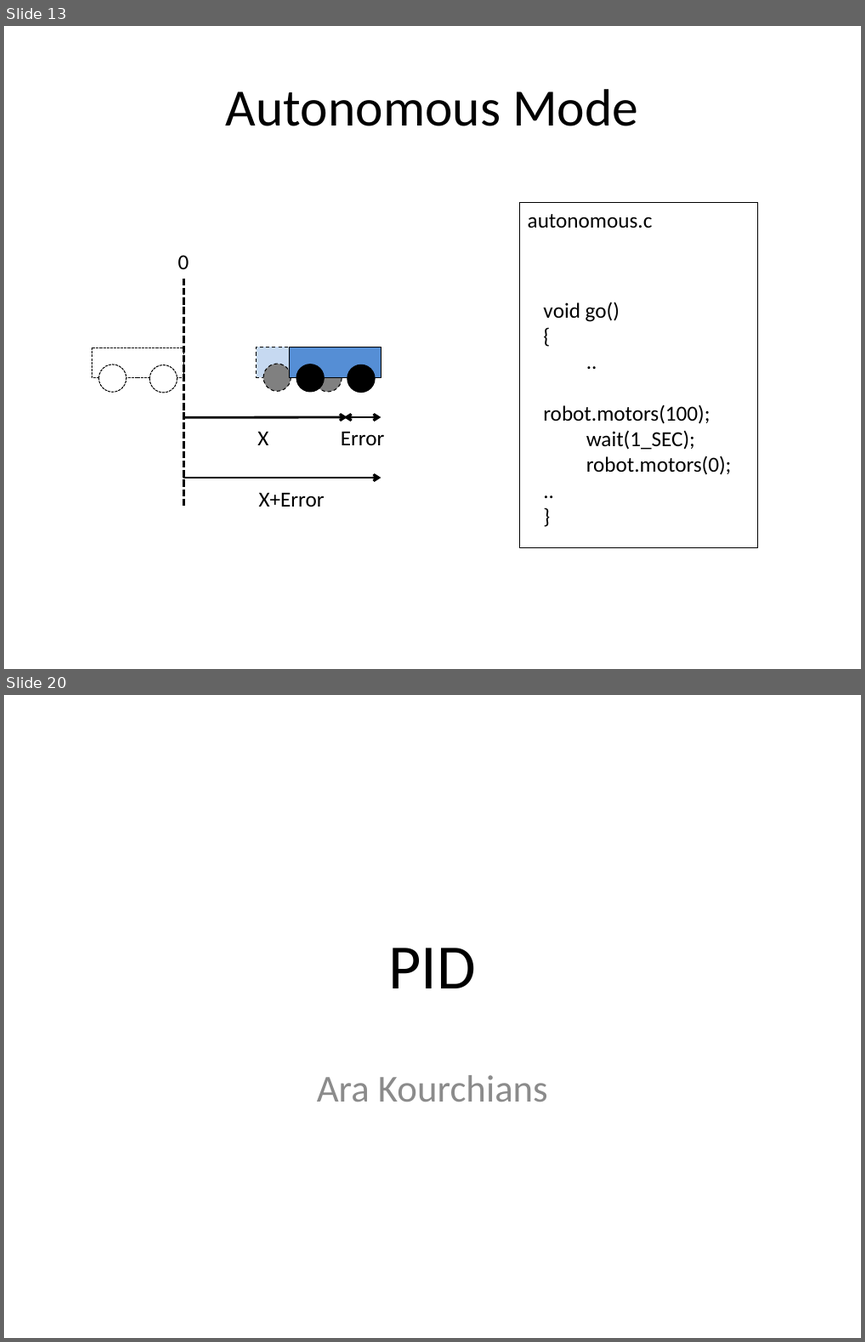
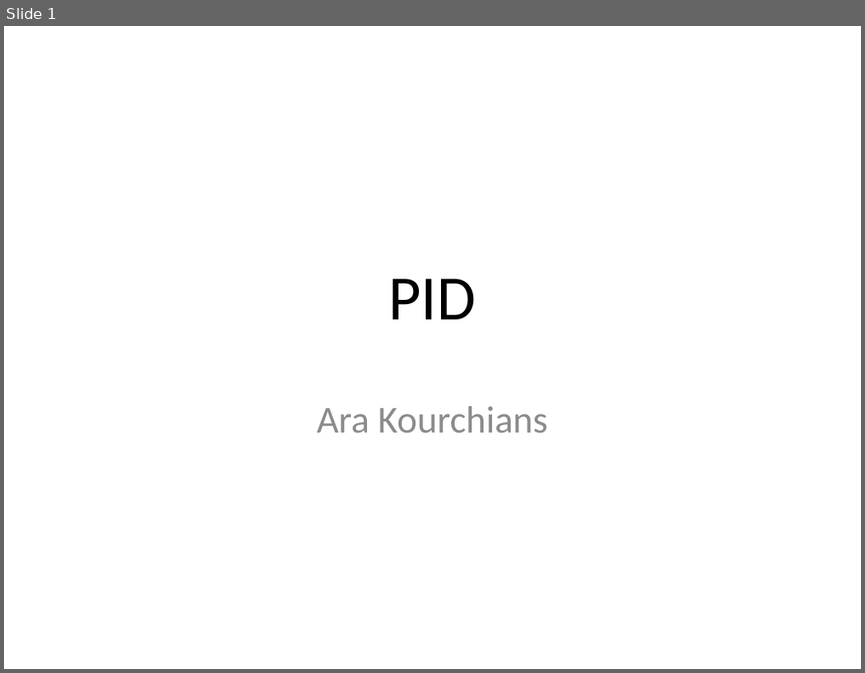
Before and after one commit to arkorobotics/PID, a slide deck: Documents/PID.pptx. Shown one above the other, each under a label of ours: slides 13 and 20 before the commit, slide 1 after it; the slides between them are not shown. The pictures are 865x1342 and 865x673 pixels, drawn with LibreOffice and Linux fonts; fonts in the diff are those of the drawing. Boxes give left, top, right and bottom in pixels: in the first picture for what was removed or moved away, otherwise in the second. Text is boxed around its words. In the diff, an @@ line names an element or a change of style, - is before the commit and + after.

```diff
--- a/Documents/PID.pptx
+++ b/Documents/PID.pptx
@@ slide 13 removed at (4,26,861,669), background #FFFFFF @@
@@ title removed at (226,89,638,126) @@
-Autonomous Mode
@@ rectangle removed at (519,203,757,548) @@
@@ text removed at (528,214,653,228) @@
-autonomous.c
@@ text removed at (178,255,189,269) @@
-0
@@ line removed from (183, 278) to (183, 505) @@
@@ text removed at (543,301,732,475) @@
-void go()
-{
-..
-robot.motors(100);
-wait(1_SEC);
-robot.motors(0); ..
-}
@@ rectangle removed at (92,347,183,378) @@
@@ rectangle removed at (256,346,347,377) @@
@@ rectangle removed at (290,347,381,378) @@
@@ ellipse removed at (99,364,126,392) @@
@@ ellipse removed at (149,364,177,392) @@
@@ ellipse removed at (263,363,291,391) @@
@@ ellipse removed at (296,363,324,391) @@
@@ ellipse removed at (314,363,341,391) @@
@@ ellipse removed at (347,364,375,392) @@
@@ arrow removed from (183, 418) to (347, 417) @@
@@ text removed at (257,431,268,445) @@
-X
@@ text removed at (341,431,384,445) @@
-Error
@@ double arrow removed from (381, 417) to (344, 417) @@
@@ arrow removed from (183, 477) to (381, 477) @@
@@ text removed at (259,492,324,506) @@
-X+Error
@@ what was slide 20 is now slide 1 @@
```
Also in this commit, not shown: 18 other slides removed.
